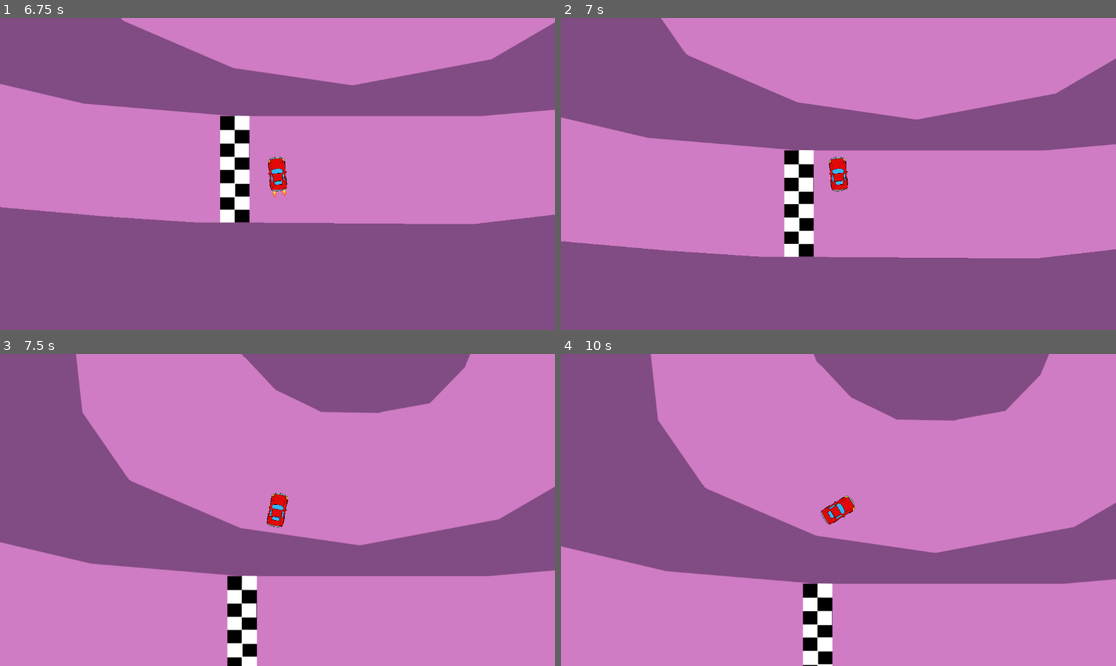
Above: before the commit, frames 1-4 (two rows, left to right).
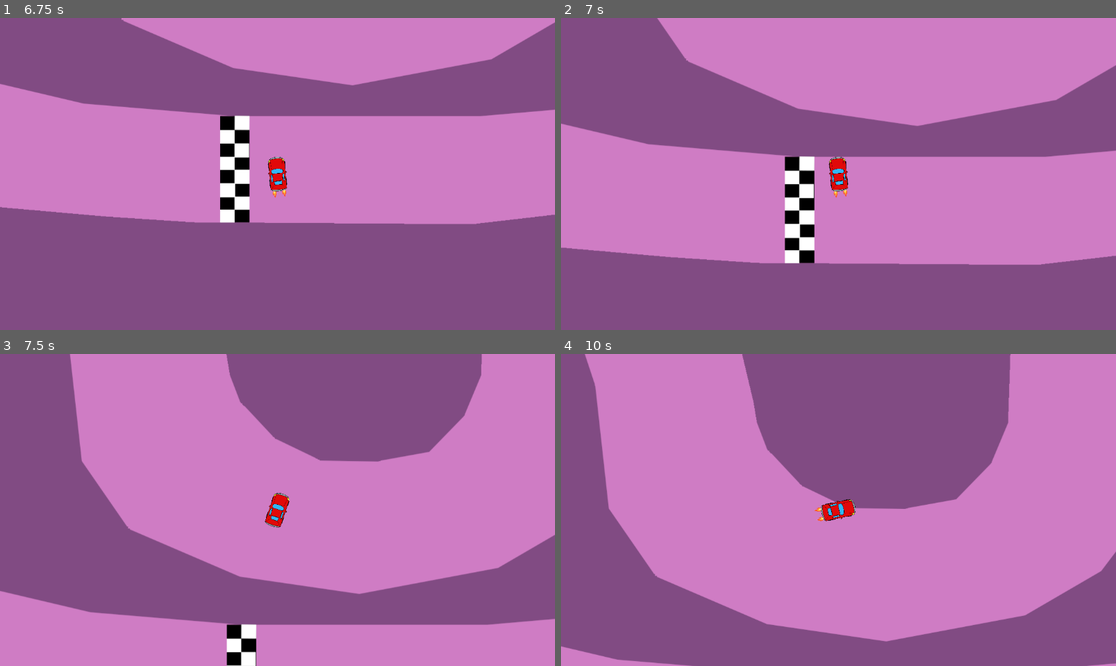
Above: after the commit, the same moments.

Repository: gnol-on-the-beat/Mario-kart-test
Game: Godot game, scene res://levesl/game level.tscn
Two runs of this game, one before a commit and one after it. Both use one fixed random seed, a clock stepped at 60 frames per second and the inputs below.
Inputs:
- Up to frame 1 (6.75 s): tap Enter at 0.5 s; hold D (turn_right) 0.53-1.28 s; hold Shift (turbo) 0.53-1.28 s; tap Space (drift) at 1.25, 1.35, 5.85 s; hold S (brake) 1.28-2.03 s; tap Shift (turbo) at 1.55, 2.85, 3.8, 4.35, 6.05 s; hold D (turn_right) 2.03-2.78 s; hold Shift (turbo) 2.03-2.78 s; hold W (accelerate) 2.78-3.53 s; hold Space (drift) 3.53-4.28 s; hold A (turn_left) 3.53-5.03 s; hold S (brake) 5.03-5.78 s; hold Shift (turbo) 5.03-5.78 s; hold D (turn_right) 5.78-6.53 s; hold W (accelerate) from 6.53 s (still down); hold Shift (turbo) from 6.53 s (still down)
- Up to frame 2 (7 s): keep holding W (accelerate); keep holding Shift (turbo)
- Up to frame 3 (7.5 s): release W (accelerate) at 7.28 s; release Shift (turbo) at 7.28 s; hold D (turn_right) from 7.28 s (still down); tap Shift (turbo) at 7.35 s
- Up to frame 4 (10 s): release D (turn_right) at 8.03 s; hold S (brake) 8.03-8.78 s; hold Space (drift) 8.03-8.78 s; tap Shift (turbo) at 8.3, 8.85 s; hold A (turn_left) 8.78-9.53 s; hold W (accelerate) from 9.53 s (still down); hold Shift (turbo) from 9.53 s (still down)

Frame 1 is identical in both runs. In frame 2, 7.1% of the frame differs, in the area x 0-100%, y 0-80%; in frame 3, 35%; in frame 4, 56%, in the area x 0-100%, y 0-100%.

Commit message:
Deleted redundant legacy turbo fuel rule

Diff:
--- a/bil test/art/control.gd
+++ b/bil test/art/control.gd
@@ -55,7 +55,7 @@
 		acceleration = transform.x * engine_power
 	if Input.is_action_pressed("brake"):
 		acceleration = transform.x * braking
-	if Input.is_action_pressed("turbo") and turbo_fuel > 0.3:
+	if Input.is_action_pressed("turbo"):
 		engine_power = turbo_power
 		turbo_is_on = true
 		$CarSprite.texture=turbo_sprite
